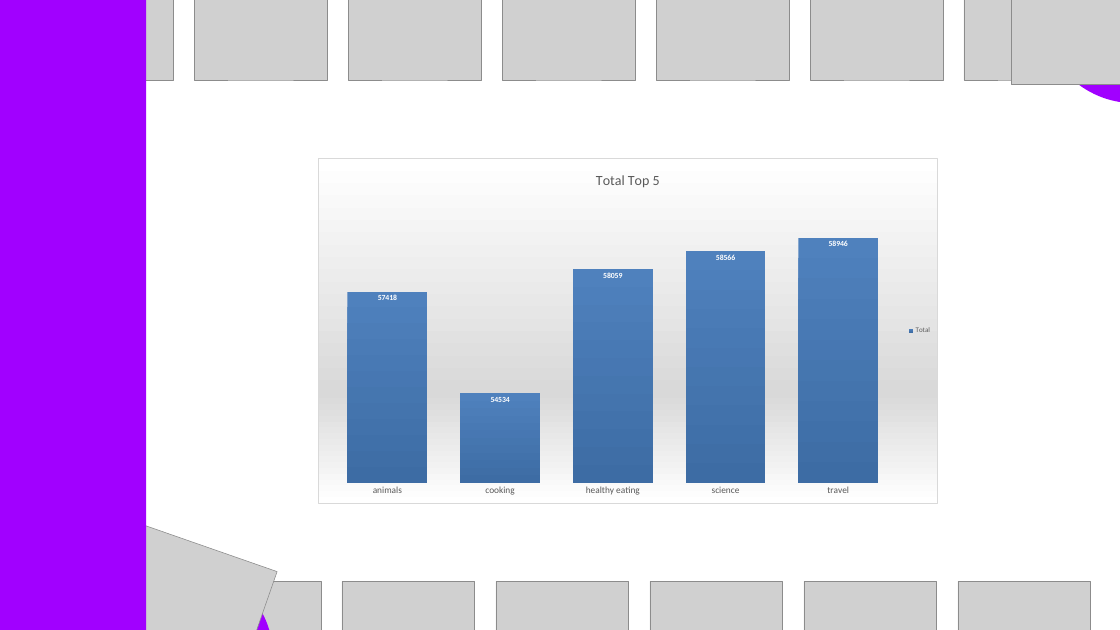
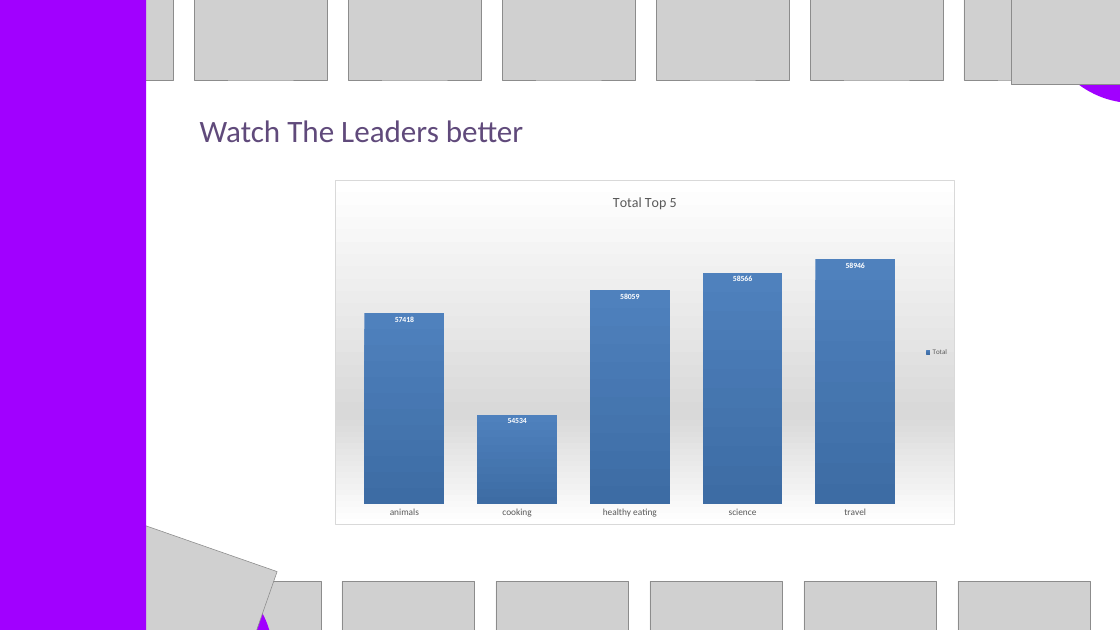
Before and after one commit to NickJussefi/Data-Driven-Insights-to-What-s-Hot, a slide deck: slide 10 of Data Analytics template - Task 3_final.pptx (slide 9 before the commit). Drawn at 1120x630 pixels with LibreOffice and Linux fonts; fonts in the diff are those of the drawing; grey boxes stand for pictures. Boxes give left, top, right and bottom in pixels: in the first picture for what was removed or moved away, otherwise in the second. Text is boxed around its words. In the diff, an @@ line names an element or a change of style, - is before the commit and + after.

```diff
--- a/Data Analytics template - Task 3_final.pptx
+++ b/Data Analytics template - Task 3_final.pptx
@@ text added at (200, 120, 523, 142), 40 pt, text #604A7B @@
+Watch The Leaders better
@@ column chart: place and size @@
-column chart at (319, 158, 937, 503)
+column chart at (335, 180, 954, 525)
```
Also in this commit, not shown: 4 other slides changed, 1 slide added.
